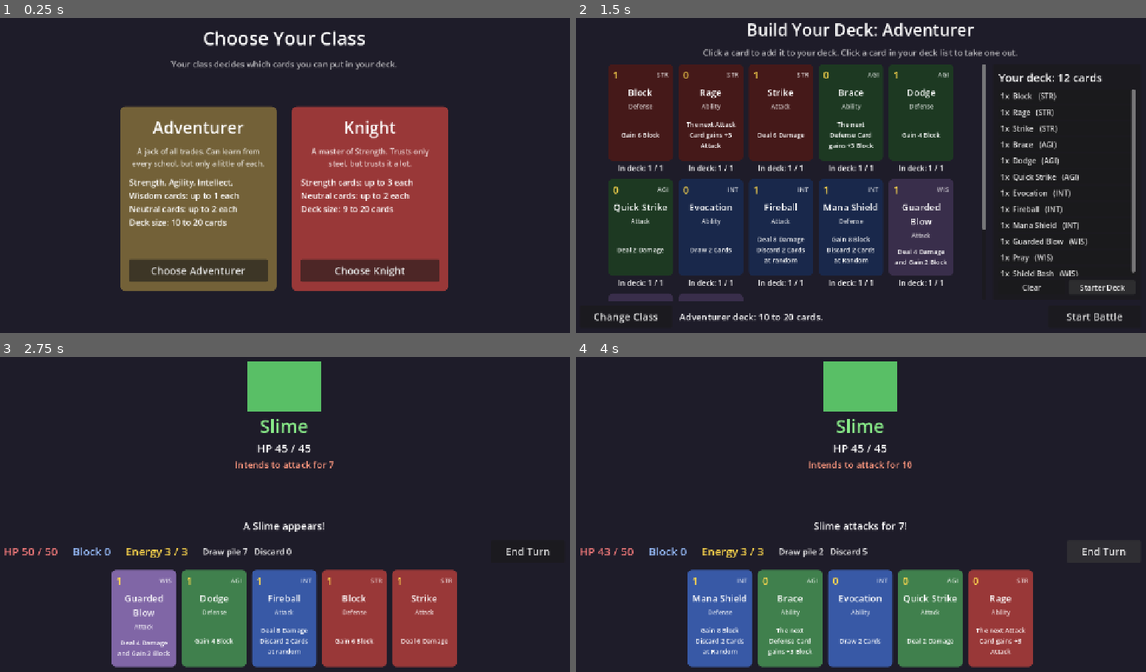
Above: before the commit, frames 1-4 (two rows, left to right).
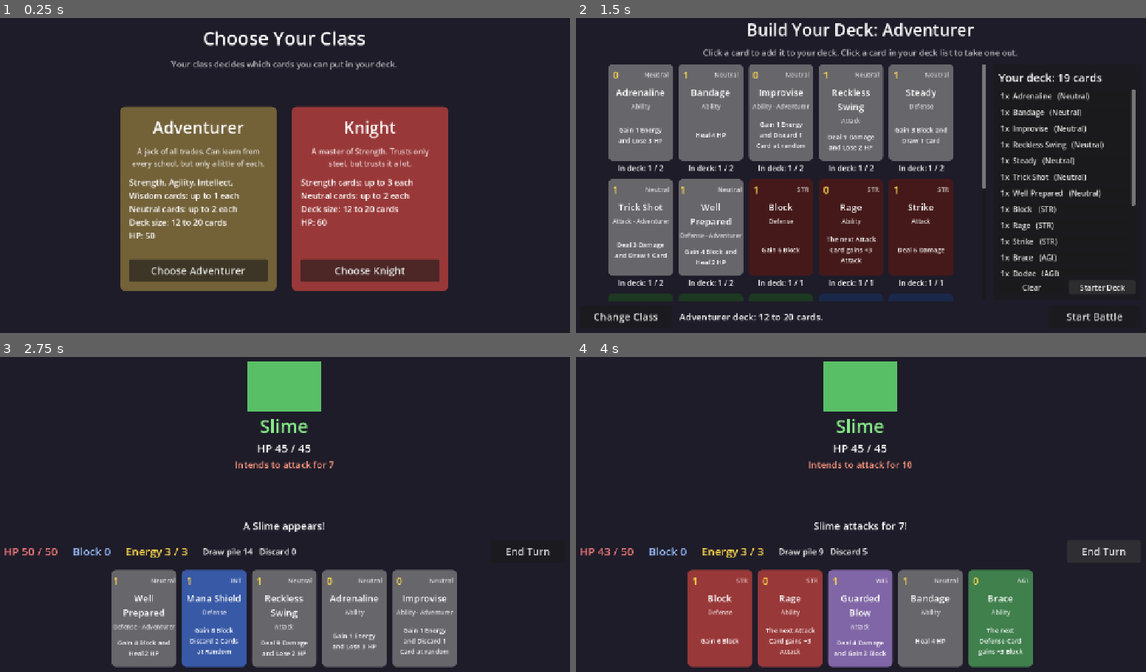
Above: after the commit, the same moments.

Repository: DustyOBrien/card-game
Game: Godot game, scene res://scenes/character_select.tscn
The game is run twice, just before and just after one commit, with the same random seed, the same clock (stepped at 60 frames per second) and the same inputs.
Inputs:
- Up to frame 1 (0.25 s): no input
- Up to frame 2 (1.5 s): click "Choose Adventurer" at 0.5 s; click "Starter Deck" at 1.25 s
- Up to frame 3 (2.75 s): click "Start Battle" at 2 s
- Up to frame 4 (4 s): click "End Turn" at 2.75 s

The runs differ from the first frame. In frame 1, 0.3% of the frame differs, in the area x 22-70%, y 59-71%; in frame 2, 38%, in the area x 5-99%, y 14-97%; in frame 3, 18%; in frame 4, 18%.

Commit message:
Add neutral and class-only cards, per-class HP, 12-card minimum
- New Class column: a card can be limited to some classes ("Knight");
  the type line shows it, e.g. "Attack - Knight"
- New Energy and Lose HP columns/effects
- 10 new cards: Reckless Swing, Bandage, Adrenaline, Steady (neutral);
  Heavy Swing, Shield Wall, Battle Cry (Knight); Improvise, Trick Shot,
  Well Prepared (Adventurer)
- Classes get Max HP (Adventurer 50, Knight 60); default min deck is 12
- Starter deck uses the Copies column again, capped by the class's limit

Co-Authored-By: Claude Opus 5.5 (1M context) <noreply@anthropic.com>
Claude-Session: https://claude.ai/code/session_01CUVK6GvsHNmAo5aDb8Qykf

Diff:
--- /dev/null
+++ b/cards/adrenaline.tres
@@ -0,0 +1,14 @@
+[gd_resource type="Resource" script_class="CardData" format=3]
+
+[ext_resource type="Script" path="res://scripts/card_data.gd" id="1_d3otd"]
+
+[resource]
+script = ExtResource("1_d3otd")
+card_name = "Adrenaline"
+cost = 0
+types = 4
+energy = 1
+lose_hp = 3
+class_only = PackedStringArray()
+effect = "Gain 1 Energy and Lose 3 HP"
+color = Color(0.4, 0.4, 0.42, 1)
--- /dev/null
+++ b/cards/bandage.tres
@@ -0,0 +1,12 @@
+[gd_resource type="Resource" script_class="CardData" format=3]
+
+[ext_resource type="Script" path="res://scripts/card_data.gd" id="1_48osm"]
+
+[resource]
+script = ExtResource("1_48osm")
+card_name = "Bandage"
+types = 4
+heal = 4
+class_only = PackedStringArray()
+effect = "Heal 4 HP"
+color = Color(0.4, 0.4, 0.42, 1)
--- /dev/null
+++ b/cards/battle_cry.tres
@@ -0,0 +1,15 @@
+[gd_resource type="Resource" script_class="CardData" format=3]
+
+[ext_resource type="Script" path="res://scripts/card_data.gd" id="1_uo8q5"]
+
+[resource]
+script = ExtResource("1_uo8q5")
+card_name = "Battle Cry"
+cost = 0
+types = 4
+schools = 1
+next_attack_bonus = 2
+next_defense_bonus = 2
+class_only = PackedStringArray("Knight")
+effect = "Your next Attack and Defense Cards gain +2"
+color = Color(0.6, 0.22, 0.22, 1)
--- a/cards/block.tres
+++ b/cards/block.tres
@@ -8,5 +8,7 @@
 types = 2
 schools = 1
 block = 6
+copies = 3
+class_only = PackedStringArray()
 effect = "Gain 6 Block"
 color = Color(0.6, 0.22, 0.22, 1)
--- a/cards/brace.tres
+++ b/cards/brace.tres
@@ -9,5 +9,6 @@
 types = 4
 schools = 2
 next_defense_bonus = 3
+class_only = PackedStringArray()
 effect = "The next Defense Card gains +3 Block"
 color = Color(0.25, 0.5, 0.3, 1)
--- a/cards/dodge.tres
+++ b/cards/dodge.tres
@@ -8,5 +8,6 @@
 types = 2
 schools = 2
 block = 4
+class_only = PackedStringArray()
 effect = "Gain 4 Block"
 color = Color(0.25, 0.5, 0.3, 1)
--- a/cards/evocation.tres
+++ b/cards/evocation.tres
@@ -9,5 +9,6 @@
 types = 4
 schools = 4
 draw = 2
+class_only = PackedStringArray()
 effect = "Draw 2 Cards"
 color = Color(0.22, 0.35, 0.65, 1)
--- a/cards/fireball.tres
+++ b/cards/fireball.tres
@@ -9,5 +9,6 @@
 schools = 4
 damage = 8
 discard = 2
+class_only = PackedStringArray()
 effect = "Deal 8 Damage Discard 2 Cards at random"
 color = Color(0.22, 0.35, 0.65, 1)
--- a/cards/guarded_blow.tres
+++ b/cards/guarded_blow.tres
@@ -9,5 +9,6 @@
 schools = 8
 damage = 4
 block = 2
+class_only = PackedStringArray()
 effect = "Deal 4 Damage and Gain 2 Block"
 color = Color(0.5, 0.4, 0.65, 1)
--- /dev/null
+++ b/cards/heavy_swing.tres
@@ -0,0 +1,14 @@
+[gd_resource type="Resource" script_class="CardData" format=3]
+
+[ext_resource type="Script" path="res://scripts/card_data.gd" id="1_hw5h6"]
+
+[resource]
+script = ExtResource("1_hw5h6")
+card_name = "Heavy Swing"
+cost = 2
+types = 1
+schools = 1
+damage = 14
+class_only = PackedStringArray("Knight")
+effect = "Deal 14 Damage"
+color = Color(0.6, 0.22, 0.22, 1)
--- /dev/null
+++ b/cards/improvise.tres
@@ -0,0 +1,14 @@
+[gd_resource type="Resource" script_class="CardData" format=3]
+
+[ext_resource type="Script" path="res://scripts/card_data.gd" id="1_owljf"]
+
+[resource]
+script = ExtResource("1_owljf")
+card_name = "Improvise"
+cost = 0
+types = 4
+discard = 1
+energy = 1
+class_only = PackedStringArray("Adventurer")
+effect = "Gain 1 Energy and Discard 1 Card at random"
+color = Color(0.4, 0.4, 0.42, 1)
--- a/cards/mana_shield.tres
+++ b/cards/mana_shield.tres
@@ -9,5 +9,6 @@
 schools = 4
 block = 8
 discard = 2
+class_only = PackedStringArray()
 effect = "Gain 8 Block Discard 2 Cards at Random"
 color = Color(0.22, 0.35, 0.65, 1)
--- a/cards/pray.tres
+++ b/cards/pray.tres
@@ -10,5 +10,6 @@
 schools = 8
 heal = 3
 draw_if_full_hp = 1
+class_only = PackedStringArray()
 effect = "Heal 3 HP if you are at full life draw a card"
 color = Color(0.5, 0.4, 0.65, 1)
--- a/cards/quick_strike.tres
+++ b/cards/quick_strike.tres
@@ -9,5 +9,6 @@
 types = 1
 schools = 2
 damage = 2
+class_only = PackedStringArray()
 effect = "Deal 2 Damage"
 color = Color(0.25, 0.5, 0.3, 1)
--- a/cards/rage.tres
+++ b/cards/rage.tres
@@ -9,5 +9,6 @@
 types = 4
 schools = 1
 next_attack_bonus = 3
+class_only = PackedStringArray()
 effect = "The next Attack Card gains +3 Attack"
 color = Color(0.6, 0.22, 0.22, 1)
--- /dev/null
+++ b/cards/reckless_swing.tres
@@ -0,0 +1,13 @@
+[gd_resource type="Resource" script_class="CardData" format=3]
+
+[ext_resource type="Script" path="res://scripts/card_data.gd" id="1_23muy"]
+
+[resource]
+script = ExtResource("1_23muy")
+card_name = "Reckless Swing"
+types = 1
+damage = 9
+lose_hp = 2
+class_only = PackedStringArray()
+effect = "Deal 9 Damage and Lose 2 HP"
+color = Color(0.4, 0.4, 0.42, 1)
--- a/cards/shield_bash.tres
+++ b/cards/shield_bash.tres
@@ -9,5 +9,6 @@
 schools = 8
 damage = 2
 block = 4
+class_only = PackedStringArray()
 effect = "Gain 4 Block and Deal 2 Damage"
 color = Color(0.5, 0.4, 0.65, 1)
--- /dev/null
+++ b/cards/shield_wall.tres
@@ -0,0 +1,14 @@
+[gd_resource type="Resource" script_class="CardData" format=3]
+
+[ext_resource type="Script" path="res://scripts/card_data.gd" id="1_lalkh"]
+
+[resource]
+script = ExtResource("1_lalkh")
+card_name = "Shield Wall"
+cost = 2
+types = 2
+schools = 1
+block = 13
+class_only = PackedStringArray("Knight")
+effect = "Gain 13 Block"
+color = Color(0.6, 0.22, 0.22, 1)
--- /dev/null
+++ b/cards/steady.tres
@@ -0,0 +1,13 @@
+[gd_resource type="Resource" script_class="CardData" format=3]
+
+[ext_resource type="Script" path="res://scripts/card_data.gd" id="1_m3x2d"]
+
+[resource]
+script = ExtResource("1_m3x2d")
+card_name = "Steady"
+types = 2
+block = 3
+draw = 1
+class_only = PackedStringArray()
+effect = "Gain 3 Block and Draw 1 Card"
+color = Color(0.4, 0.4, 0.42, 1)
--- a/cards/strike.tres
+++ b/cards/strike.tres
@@ -8,5 +8,7 @@
 types = 1
 schools = 1
 damage = 6
+copies = 3
+class_only = PackedStringArray()
 effect = "Deal 6 Damage"
 color = Color(0.6, 0.22, 0.22, 1)
--- /dev/null
+++ b/cards/trick_shot.tres
@@ -0,0 +1,13 @@
+[gd_resource type="Resource" script_class="CardData" format=3]
+
+[ext_resource type="Script" path="res://scripts/card_data.gd" id="1_org0y"]
+
+[resource]
+script = ExtResource("1_org0y")
+card_name = "Trick Shot"
+types = 1
+damage = 3
+draw = 1
+class_only = PackedStringArray("Adventurer")
+effect = "Deal 3 Damage and Draw 1 Card"
+color = Color(0.4, 0.4, 0.42, 1)
--- /dev/null
+++ b/cards/well_prepared.tres
@@ -0,0 +1,13 @@
+[gd_resource type="Resource" script_class="CardData" format=3]
+
+[ext_resource type="Script" path="res://scripts/card_data.gd" id="1_bn0xk"]
+
+[resource]
+script = ExtResource("1_bn0xk")
+card_name = "Well Prepared"
+types = 2
+block = 4
+heal = 2
+class_only = PackedStringArray("Adventurer")
+effect = "Gain 4 Block and Heal 2 HP"
+color = Color(0.4, 0.4, 0.42, 1)
--- a/classes/knight.tres
+++ b/classes/knight.tres
@@ -8,6 +8,6 @@
 description = "A master of Strength. Trusts only steel, but trusts it a lot."
 color = Color(0.6, 0.22, 0.22, 1)
 sort_order = 1
+max_hp = 60
 allowed_schools = 1
 max_copies = 3
-min_deck_size = 9
--- a/data/cards.csv
+++ b/data/cards.csv
@@ -1,13 +1,23 @@
-Card,Copies,NAME,Cost,School · Card School,Type · Type,Description,Attack,Block,Draw,Discard,Heal,Draw If Full HP,Next Attack Bonus,Next Defense Bonus
-Strike,1,Strike,1,Strength,Attack,Deal 6 Damage,6,0,0,0,0,0,0,0
-Block,1,Block,1,Strength,Defense,Gain 6 Block,0,6,0,0,0,0,0,0
-Rage,1,Rage,0,Strength,Ability,The next Attack Card gains +3 Attack,0,0,0,0,0,0,3,0
-Quick Strike,1,Quick Strike,0,Agility,Attack,Deal 2 Damage,2,0,0,0,0,0,0,0
-Dodge,1,Dodge,1,Agility,Defense,Gain 4 Block,0,4,0,0,0,0,0,0
-Brace,1,Brace,0,Agility,Ability,The next Defense Card gains +3 Block,0,0,0,0,0,0,0,3
-Fireball,1,Fireball,1,Intellect,Attack,Deal 8 Damage Discard 2 Cards at random,8,0,0,2,0,0,0,0
-Mana Shield,1,Mana Shield,1,Intellect,Defense,Gain 8 Block Discard 2 Cards at Random,0,8,0,2,0,0,0,0
-Evocation,1,Evocation,0,Intellect,Ability,Draw 2 Cards,0,0,2,0,0,0,0,0
-Guarded Blow,1,Guarded Blow,1,Wisdom,Attack,Deal 4 Damage and Gain 2 Block,4,2,0,0,0,0,0,0
-Shield Bash,1,Shield Bash,1,Wisdom,Defense,Gain 4 Block and Deal 2 Damage,2,4,0,0,0,0,0,0
-Pray,1,Pray,0,Wisdom,Ability,Heal 3 HP if you are at full life draw a card,0,0,0,0,3,1,0,0
+Card,Copies,NAME,Cost,School · Card School,Type · Type,Class,Description,Attack,Block,Draw,Discard,Heal,Draw If Full HP,Next Attack Bonus,Next Defense Bonus,Energy,Lose HP
+Strike,3,Strike,1,Strength,Attack,,Deal 6 Damage,6,0,0,0,0,0,0,0,0,0
+Block,3,Block,1,Strength,Defense,,Gain 6 Block,0,6,0,0,0,0,0,0,0,0
+Rage,1,Rage,0,Strength,Ability,,The next Attack Card gains +3 Attack,0,0,0,0,0,0,3,0,0,0
+Quick Strike,1,Quick Strike,0,Agility,Attack,,Deal 2 Damage,2,0,0,0,0,0,0,0,0,0
+Dodge,1,Dodge,1,Agility,Defense,,Gain 4 Block,0,4,0,0,0,0,0,0,0,0
+Brace,1,Brace,0,Agility,Ability,,The next Defense Card gains +3 Block,0,0,0,0,0,0,0,3,0,0
+Fireball,1,Fireball,1,Intellect,Attack,,Deal 8 Damage Discard 2 Cards at random,8,0,0,2,0,0,0,0,0,0
+Mana Shield,1,Mana Shield,1,Intellect,Defense,,Gain 8 Block Discard 2 Cards at Random,0,8,0,2,0,0,0,0,0,0
+Evocation,1,Evocation,0,Intellect,Ability,,Draw 2 Cards,0,0,2,0,0,0,0,0,0,0
+Guarded Blow,1,Guarded Blow,1,Wisdom,Attack,,Deal 4 Damage and Gain 2 Block,4,2,0,0,0,0,0,0,0,0
+Shield Bash,1,Shield Bash,1,Wisdom,Defense,,Gain 4 Block and Deal 2 Damage,2,4,0,0,0,0,0,0,0,0
+Pray,1,Pray,0,Wisdom,Ability,,Heal 3 HP if you are at full life draw a card,0,0,0,0,3,1,0,0,0,0
+Reckless Swing,1,Reckless Swing,1,,Attack,,Deal 9 Damage and Lose 2 HP,9,0,0,0,0,0,0,0,0,2
+Bandage,1,Bandage,1,,Ability,,Heal 4 HP,0,0,0,0,4,0,0,0,0,0
+Adrenaline,1,Adrenaline,0,,Ability,,Gain 1 Energy and Lose 3 HP,0,0,0,0,0,0,0,0,1,3
+Steady,1,Steady,1,,Defense,,Gain 3 Block and Draw 1 Card,0,3,1,0,0,0,0,0,0,0
+Heavy Swing,1,Heavy Swing,2,Strength,Attack,Knight,Deal 14 Damage,14,0,0,0,0,0,0,0,0,0
+Shield Wall,1,Shield Wall,2,Strength,Defense,Knight,Gain 13 Block,0,13,0,0,0,0,0,0,0,0
+Battle Cry,1,Battle Cry,0,Strength,Ability,Knight,Your next Attack and Defense Cards gain +2,0,0,0,0,0,0,2,2,0,0
+Improvise,1,Improvise,0,,Ability,Adventurer,Gain 1 Energy and Discard 1 Card at random,0,0,0,1,0,0,0,0,1,0
+Trick Shot,1,Trick Shot,1,,Attack,Adventurer,Deal 3 Damage and Draw 1 Card,3,0,1,0,0,0,0,0,0,0
+Well Prepared,1,Well Prepared,1,,Defense,Adventurer,Gain 4 Block and Heal 2 HP,0,4,0,0,2,0,0,0,0,0
--- a/scripts/battle.gd
+++ b/scripts/battle.gd
@@ -72,6 +72,8 @@
 func start_battle() -> void:
 	game_over = false
 	game_over_screen.visible = false
+	GameState.ensure_ready()
+	player.max_hp = GameState.character_class.max_hp  # Each class has its own HP.
 	player.reset()
 	enemy.reset()
 
@@ -79,9 +81,8 @@
 	next_defense_bonus = 0
 
 	# The deck you built in the deck builder is waiting in GameState (an autoload,
-	# see game_state.gd). ensure_ready() gives you a starter deck if there isn't
-	# one, e.g. when you press F6 to run only this scene.
-	GameState.ensure_ready()
+	# see game_state.gd). ensure_ready() above gives you a starter deck if there
+	# isn't one, e.g. when you press F6 to run only this scene.
 	hand.clear()
 	discard_pile.clear()
 	# duplicate() makes a COPY of the list. We shuffle and draw from the copy,
@@ -179,6 +180,10 @@
 		player.gain_block(block)
 	if card.heal > 0:
 		player.heal(card.heal)
+	if card.energy > 0:
+		energy += card.energy
+	if card.lose_hp > 0:
+		player.lose_hp(card.lose_hp)
 	if card.draw_if_full_hp > 0 and was_at_full_hp:
 		draw_cards(card.draw_if_full_hp)
 	# Rage / Brace: save a bonus for the next Attack / Defense card.
--- a/scripts/card.gd
+++ b/scripts/card.gd
@@ -34,6 +34,9 @@
 	school_label.text = data.get_school_text()
 	name_label.text = data.card_name
 	type_label.text = data.get_type_text()
+	if data.is_class_card():
+		# e.g. "Attack - Knight", so you can see who's allowed to use it.
+		type_label.text += " - " + ", ".join(data.class_only)
 	effect_label.text = data.effect
 	# self_modulate tints only the card background, not the text on it.
 	self_modulate = data.color
--- a/scripts/card_data.gd
+++ b/scripts/card_data.gd
@@ -44,7 +44,11 @@
 @export var draw_if_full_hp: int = 0  # Extra cards drawn if you were at full HP when you played it.
 @export var next_attack_bonus: int = 0  # Your next Attack card deals this much extra damage.
 @export var next_defense_bonus: int = 0  # Your next Defense card gives this much extra Block.
-@export var copies: int = 1  # From the Copies column. Not used right now: each class builds its own starter deck.
+@export var energy: int = 0  # Energy the player gains when played.
+@export var lose_hp: int = 0  # HP the player loses when played (Block doesn't stop it).
+@export var copies: int = 1  # How many go in the Starter Deck (a class may allow fewer).
+# Classes allowed to use this card, e.g. ["Knight"]. Empty means every class.
+@export var class_only: PackedStringArray = []
 @export_multiline var effect: String = ""  # Rules text shown on the card.
 @export var color: Color = Color.WHITE  # Tint used when drawing the card.
 
@@ -59,6 +63,11 @@
 # Does this card belong to the given school? Example: card.has_school(CardData.School.STRENGTH)
 func has_school(school: School) -> bool:
 	return (schools & school) != 0
+
+
+# Can only some classes use this card?
+func is_class_card() -> bool:
+	return not class_only.is_empty()
 
 
 # Is this card neutral (no school ticked at all)?
--- a/scripts/card_importer.gd
+++ b/scripts/card_importer.gd
@@ -67,6 +67,9 @@
 		card.draw_if_full_hp = _to_int(_cell(row, columns, "draw if full hp"))
 		card.next_attack_bonus = _to_int(_cell(row, columns, "next attack bonus"))
 		card.next_defense_bonus = _to_int(_cell(row, columns, "next defense bonus"))
+		card.energy = _to_int(_cell(row, columns, "energy"))
+		card.lose_hp = _to_int(_cell(row, columns, "lose hp"))
+		card.class_only = _parse_list(_cell(row, columns, "class"))
 		card.color = _pick_color(card.schools)
 
 		var path := CARDS_FOLDER + _file_name_for(card_name)
@@ -117,6 +120,17 @@
 	return result
 
 
+# "Knight, Adventurer" -> ["Knight", "Adventurer"]. Blank -> [] (every class).
+static func _parse_list(text: String) -> PackedStringArray:
+	var result := PackedStringArray()
+	for separator in ["/", ";", "|"]:
+		text = text.replace(separator, ",")
+	for part in text.split(",", false):
+		if not part.strip_edges().is_empty():
+			result.append(part.strip_edges())
+	return result
+
+
 static func _pick_color(schools: int) -> Color:
 	for school in SCHOOL_COLORS:
 		if schools & school:
--- a/scripts/character_class.gd
+++ b/scripts/character_class.gd
@@ -17,6 +17,7 @@
 @export_multiline var description: String = ""  # A line of flavour text.
 @export var color: Color = Color(0.4, 0.4, 0.42)  # Panel colour on the select screen.
 @export var sort_order: int = 0  # Lower numbers are shown further left.
+@export var max_hp: int = 50  # The player's HP in battle.
 
 @export_group("Deck rules")
 # Which schools' cards this class may put in its deck. Same checkboxes as on cards.
@@ -24,12 +25,15 @@
 @export var allow_neutral: bool = true  # Can it use cards with no school?
 @export var max_copies: int = 2  # Most copies of each card that HAS a school.
 @export var max_copies_neutral: int = 2  # Most copies of each neutral card.
-@export var min_deck_size: int = 10  # Can't start a battle with fewer cards.
+@export var min_deck_size: int = 12  # Can't start a battle with fewer cards.
 @export var max_deck_size: int = 20  # Can't add cards beyond this.
 
 
 # How many copies of this card may the deck hold? 0 means "not allowed at all".
 func max_copies_of(card: CardData) -> int:
+	# Class cards (the Class column) are only for the classes they name.
+	if card.is_class_card() and not card.class_only.has(display_name):
+		return 0
 	if card.is_neutral():
 		return max_copies_neutral if allow_neutral else 0
 	# A card with several schools is allowed if ANY of them is allowed.
@@ -59,4 +63,5 @@
 	if allow_neutral:
 		lines.append("Neutral cards: up to %d each" % max_copies_neutral)
 	lines.append("Deck size: %d to %d cards" % [min_deck_size, max_deck_size])
+	lines.append("HP: %d" % max_hp)
 	return "\n".join(lines)
--- a/scripts/combatant.gd
+++ b/scripts/combatant.gd
@@ -45,6 +45,14 @@
 		died.emit()
 
 
+# Losing HP (from your own cards) skips Block and goes straight to HP.
+func lose_hp(amount: int) -> void:
+	hp = maxi(hp - amount, 0)
+	stats_changed.emit()
+	if hp == 0:
+		died.emit()
+
+
 func gain_block(amount: int) -> void:
 	block += amount
 	stats_changed.emit()
--- a/scripts/game_state.gd
+++ b/scripts/game_state.gd
@@ -60,13 +60,14 @@
 	return pool
 
 
-# The suggested starting deck for the chosen class: as many copies of every
-# card it can use as its rules allow, stopping if the deck gets full.
+# The suggested starting deck for the chosen class: every card it can use,
+# as many times as the Copies column says, but never more than the class
+# allows (so a Copies of 3 still gives the Adventurer just 1).
 # Used when you pick a class, and by the deck builder's Starter Deck button.
 func make_starter_deck() -> Array[CardData]:
 	var starter: Array[CardData] = []
 	for card in load_card_pool():
-		for i in character_class.max_copies_of(card):
+		for i in mini(card.copies, character_class.max_copies_of(card)):
 			if starter.size() < character_class.max_deck_size:
 				starter.append(card)
 	return starter
Binary file changed: docs/character_select.png
Binary file changed: docs/deck_builder.png
